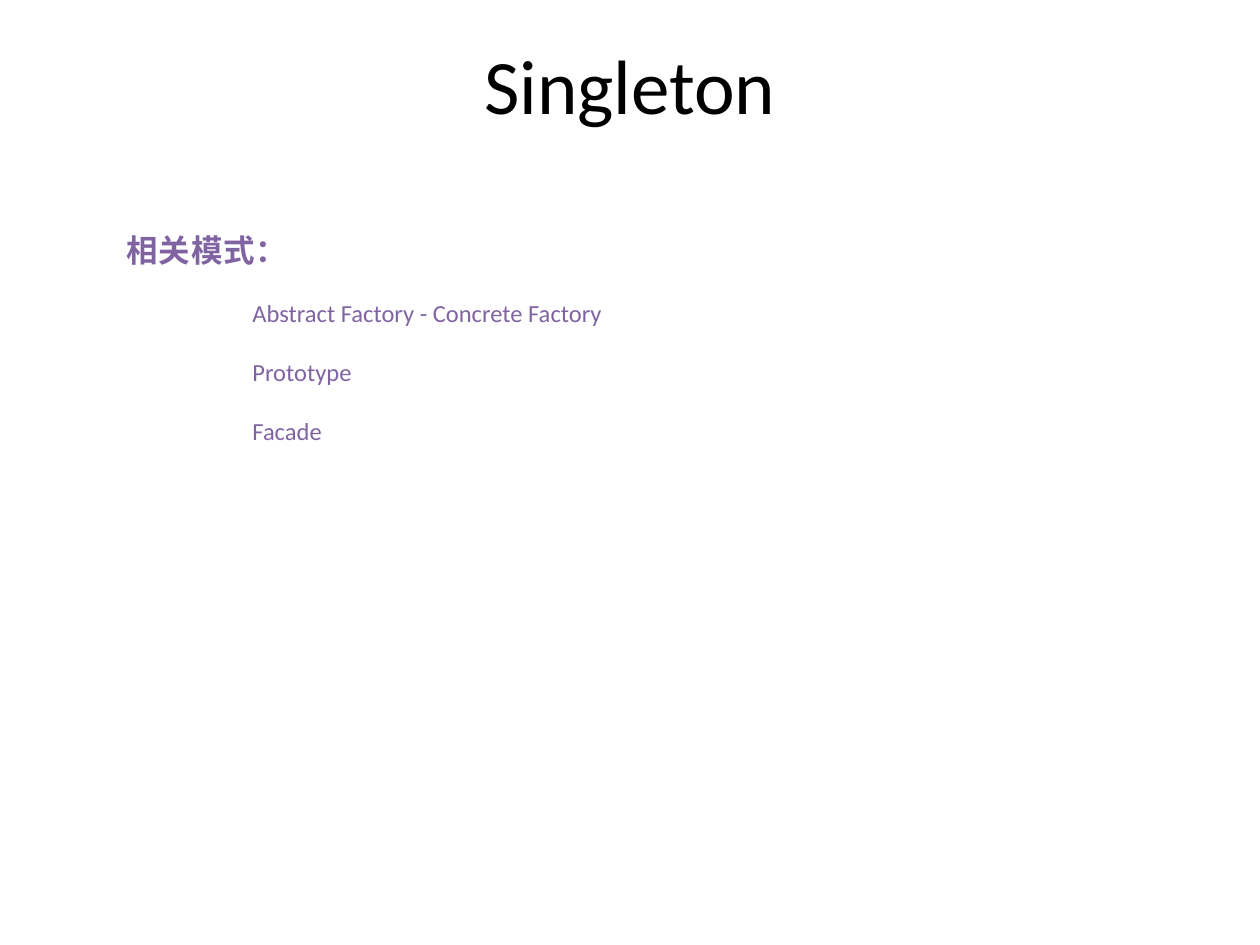
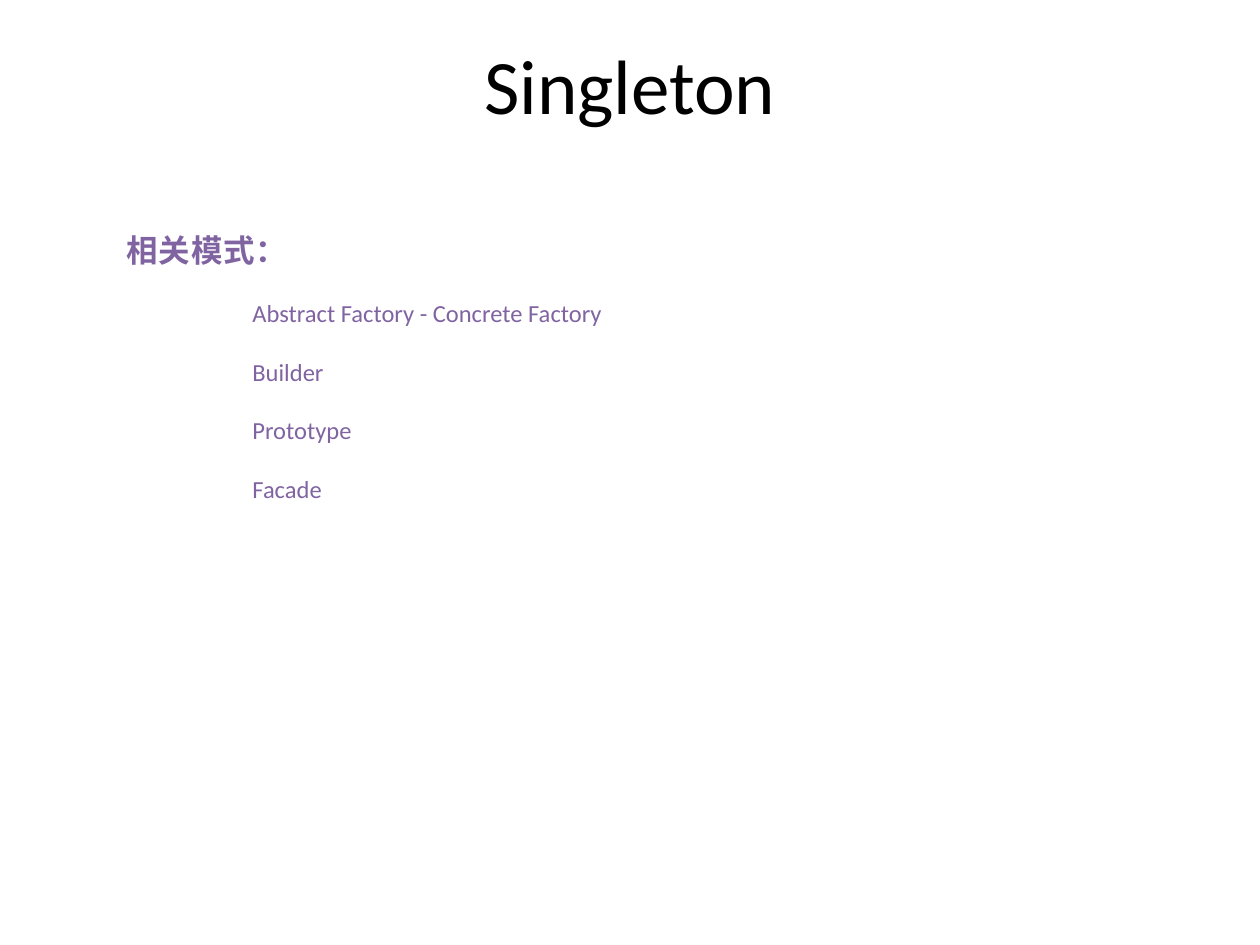
Before and after one commit to PlumpMath/DesignPattern-956, a slide deck: slide 22 of _Doc/DesignPattern.P3.Creational(Singleton).pptx. Drawn at 1260x945 pixels with LibreOffice and Linux fonts; fonts in the diff are those of the drawing. Boxes give left, top, right and bottom in pixels: in the first picture for what was removed or moved away, otherwise in the second. Text is boxed around its words. In the diff, an @@ line names an element or a change of style, - is before the commit and + after.

Commit message:
Updated Singleton PPT.

```diff
--- a/_Doc/DesignPattern.P3.Creational(Singleton).pptx
+++ b/_Doc/DesignPattern.P3.Creational(Singleton).pptx
@@ text at <box>252,364,323,381</box>: paragraph added @@
+Builder
```
